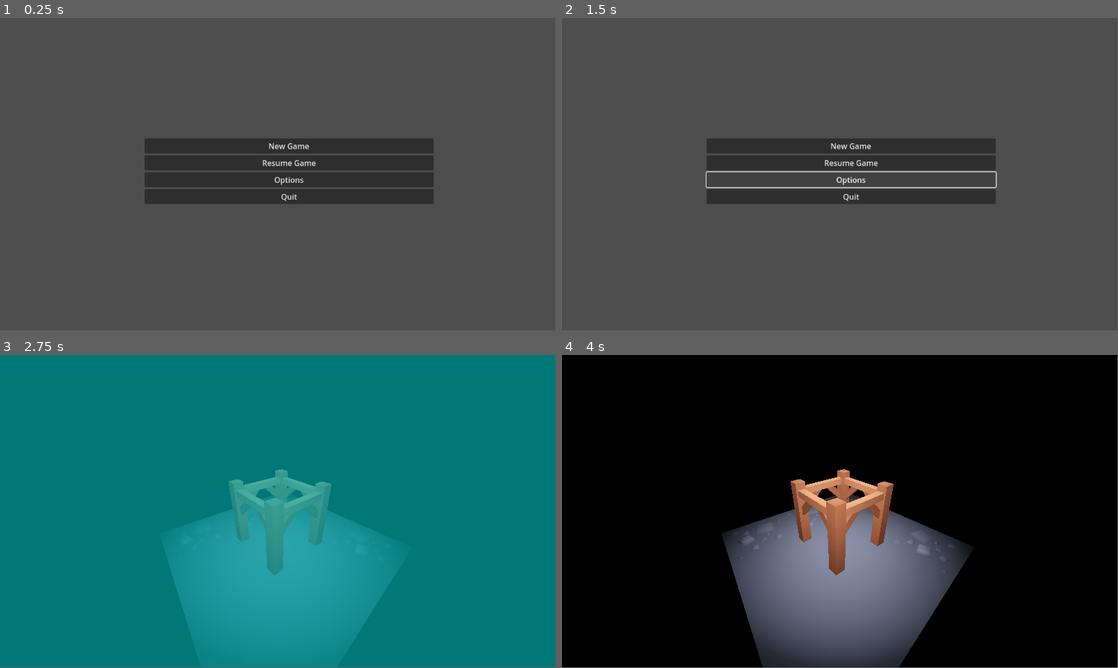
Above: before the commit, frames 1-4 (two rows, left to right).
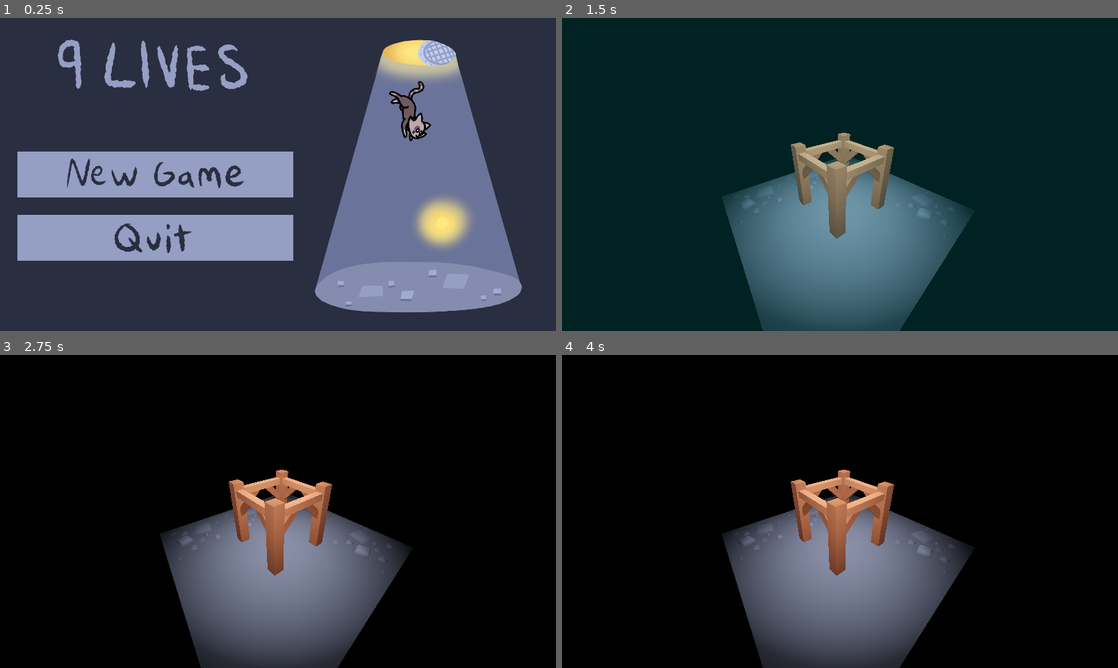
Above: after the commit, the same moments.

Repository: AlirpJ/9-lives
Game: Godot game, scene res://scenes/start_menu.tscn
Two runs of this game, one before a commit and one after it. Both use one fixed random seed, a clock stepped at 60 frames per second and the inputs below.
Inputs (mouse positions are in pixels of both pictures, inside the frame that each line leads up to):
- Up to frame 1 (0.25 s): no input
- Up to frame 2 (1.5 s): click (851, 161) at 0.5 s, where only the run before the commit has a clickable "Resume Game"; click (851, 180) at 1.25 s, where only the run before the commit has a clickable "Options"
- Up to frame 3 (2.75 s): click (289, 483) at 2 s, where only the run before the commit has a clickable "New Game"
- Up to frame 4 (4 s): tap Enter (ui_accept) at 2.75, 3.02, 3.5, 3.77 s; move the mouse to (962, 495) at 2.77 s; hold Right (ui_right) 2.78-3.53 s; hold E 2.78-3.53 s; click (962, 495) at 2.92 s; move the mouse to (728, 527) at 3.52 s; hold Down (ui_down) from 3.53 s (still down); tap Q at 3.6 s
In our replay, the window is 799x449 before the commit and 800x450 after it. These sizes can differ from the game's own. Grey fills any space a smaller window leaves; there, only what the larger window draws over its background counts as a difference.

The runs differ from the first frame. In frame 1, 96% of the frame differs, in the area x 0-100%, y 0-100%; in frame 2, 99%; in frame 3, 100%; in frame 4, 0.4%.

Commit message:
Art implementation

Diff:
--- a/project.godot
+++ b/project.godot
@@ -19,3 +19,9 @@
 
 Game="*res://scripts/game.gd"
 SceneTransition="*res://scenes/scene_transition.tscn"
+
+[display]
+
+window/size/viewport_width=960
+window/size/viewport_height=540
+window/stretch/mode="canvas_items"
--- /dev/null
+++ b/scenes/lose_screen.tscn
@@ -0,0 +1,48 @@
+[gd_scene load_steps=7 format=3 uid="uid://kxub388wcc7w"]
+
+[ext_resource type="Script" path="res://scripts/lose_screen.gd" id="1_rewib"]
+[ext_resource type="Texture2D" uid="uid://c0d7wvu1l8lry" path="res://assets/art/loss screen NO buttons.png" id="1_w5f2r"]
+[ext_resource type="Texture2D" uid="uid://jedanbjey8tg" path="res://assets/art/new game button.png" id="3_lpelv"]
+[ext_resource type="Texture2D" uid="uid://cwxj6cyo7vers" path="res://assets/art/new game HOVER.png" id="4_rdyro"]
+[ext_resource type="Texture2D" uid="uid://fmtyxxqcjmug" path="res://assets/art/menu button.png" id="4_re5fo"]
+[ext_resource type="Texture2D" uid="uid://d0fi87yg7f2yo" path="res://assets/art/menu HOVER.png" id="6_hci3n"]
+
+[node name="LoseScreen" type="Control"]
+layout_mode = 3
+anchors_preset = 15
+anchor_right = 1.0
+anchor_bottom = 1.0
+grow_horizontal = 2
+grow_vertical = 2
+script = ExtResource("1_rewib")
+
+[node name="LoseScreen" type="Sprite2D" parent="."]
+process_mode = 4
+position = Vector2(480, 270)
+scale = Vector2(0.5, 0.5)
+texture = ExtResource("1_w5f2r")
+
+[node name="MarginContainer" type="MarginContainer" parent="."]
+layout_mode = 0
+offset_left = 273.0
+offset_top = 366.0
+offset_right = 1068.0
+offset_bottom = 681.0
+scale = Vector2(0.5, 0.5)
+
+[node name="VBoxContainer" type="VBoxContainer" parent="MarginContainer"]
+layout_mode = 2
+theme_override_constants/separation = 50
+
+[node name="NewGame" type="TextureButton" parent="MarginContainer/VBoxContainer"]
+layout_mode = 2
+texture_normal = ExtResource("3_lpelv")
+texture_hover = ExtResource("4_rdyro")
+
+[node name="Menu" type="TextureButton" parent="MarginContainer/VBoxContainer"]
+layout_mode = 2
+texture_normal = ExtResource("4_re5fo")
+texture_hover = ExtResource("6_hci3n")
+
+[connection signal="pressed" from="MarginContainer/VBoxContainer/NewGame" to="." method="_on_new_game_pressed"]
+[connection signal="pressed" from="MarginContainer/VBoxContainer/Menu" to="." method="_on_quit_pressed"]
--- a/scenes/start_menu.tscn
+++ b/scenes/start_menu.tscn
@@ -1,6 +1,12 @@
-[gd_scene load_steps=2 format=3 uid="uid://cgm4kdlgwqcc"]
+[gd_scene load_steps=8 format=3 uid="uid://cgm4kdlgwqcc"]
 
 [ext_resource type="Script" path="res://scripts/mainMenu.gd" id="1_u1l2x"]
+[ext_resource type="Texture2D" uid="uid://d3hwbg0fg1jd7" path="res://assets/art/9 lives menu NO buttons.png" id="2_dauky"]
+[ext_resource type="Texture2D" uid="uid://jedanbjey8tg" path="res://assets/art/new game button.png" id="3_vv7qd"]
+[ext_resource type="Texture2D" uid="uid://cwxj6cyo7vers" path="res://assets/art/new game HOVER.png" id="4_a3jcq"]
+[ext_resource type="Texture2D" uid="uid://cajvx2o1pv6r3" path="res://assets/art/resume button.png" id="4_jguik"]
+[ext_resource type="Texture2D" uid="uid://dx5x0ghorht6e" path="res://assets/art/quit button.png" id="5_rfoen"]
+[ext_resource type="Texture2D" uid="uid://bgintpe2vj1jd" path="res://assets/art/quit HOVER.png" id="7_msntr"]
 
 [node name="TitleScreen" type="Control"]
 layout_mode = 3
@@ -11,32 +17,39 @@
 grow_vertical = 2
 script = ExtResource("1_u1l2x")
 
+[node name="9LivesMenuNoButtons" type="Sprite2D" parent="."]
+process_mode = 4
+position = Vector2(480, 270)
+scale = Vector2(0.5, 0.5)
+texture = ExtResource("2_dauky")
+
 [node name="MarginContainer" type="MarginContainer" parent="."]
 layout_mode = 0
-offset_left = 300.0
-offset_top = 250.0
-offset_right = 900.0
-offset_bottom = 351.0
+offset_left = 30.0
+offset_top = 230.0
+offset_right = 825.0
+offset_bottom = 545.0
+scale = Vector2(0.6, 0.6)
 
 [node name="VBoxContainer" type="VBoxContainer" parent="MarginContainer"]
 layout_mode = 2
+theme_override_constants/separation = 50
 
-[node name="NewGame" type="Button" parent="MarginContainer/VBoxContainer"]
+[node name="NewGame" type="TextureButton" parent="MarginContainer/VBoxContainer"]
 layout_mode = 2
-text = "New Game"
+texture_normal = ExtResource("3_vv7qd")
+texture_hover = ExtResource("4_a3jcq")
 
-[node name="Resume" type="Button" parent="MarginContainer/VBoxContainer"]
+[node name="ResumeGame" type="TextureButton" parent="MarginContainer/VBoxContainer"]
+visible = false
 layout_mode = 2
-text = "Resume Game"
+texture_normal = ExtResource("4_jguik")
 
-[node name="Options" type="Button" parent="MarginContainer/VBoxContainer"]
+[node name="Quit" type="TextureButton" parent="MarginContainer/VBoxContainer"]
 layout_mode = 2
-text = "Options"
-
-[node name="Quit" type="Button" parent="MarginContainer/VBoxContainer"]
-layout_mode = 2
-text = "Quit"
+texture_normal = ExtResource("5_rfoen")
+texture_hover = ExtResource("7_msntr")
 
 [connection signal="pressed" from="MarginContainer/VBoxContainer/NewGame" to="." method="_on_new_game_pressed"]
-[connection signal="pressed" from="MarginContainer/VBoxContainer/Resume" to="." method="_on_resume_pressed"]
+[connection signal="pressed" from="MarginContainer/VBoxContainer/ResumeGame" to="." method="_on_resume_pressed"]
 [connection signal="pressed" from="MarginContainer/VBoxContainer/Quit" to="." method="_on_quit_pressed"]
--- /dev/null
+++ b/scenes/victory_screen.tscn
@@ -0,0 +1,48 @@
+[gd_scene load_steps=7 format=3 uid="uid://yh6kemo2hhp8"]
+
+[ext_resource type="Script" path="res://scripts/victory_screen.gd" id="1_f6p3a"]
+[ext_resource type="Texture2D" uid="uid://bca6oklgulj3p" path="res://assets/art/win screen NO buttons.png" id="2_xqlaw"]
+[ext_resource type="Texture2D" uid="uid://cwdlhw2oob1iu" path="res://assets/art/play again button.png" id="3_phnif"]
+[ext_resource type="Texture2D" uid="uid://fmtyxxqcjmug" path="res://assets/art/menu button.png" id="4_8pful"]
+[ext_resource type="Texture2D" uid="uid://catb7vbo8kj4c" path="res://assets/art/play again HOVER.png" id="4_t5yyt"]
+[ext_resource type="Texture2D" uid="uid://d0fi87yg7f2yo" path="res://assets/art/menu HOVER.png" id="6_jj12c"]
+
+[node name="VictoryScreen" type="Control"]
+layout_mode = 3
+anchors_preset = 15
+anchor_right = 1.0
+anchor_bottom = 1.0
+grow_horizontal = 2
+grow_vertical = 2
+script = ExtResource("1_f6p3a")
+
+[node name="WinScreen" type="Sprite2D" parent="."]
+process_mode = 4
+position = Vector2(480, 270)
+scale = Vector2(0.5, 0.5)
+texture = ExtResource("2_xqlaw")
+
+[node name="MarginContainer" type="MarginContainer" parent="."]
+layout_mode = 0
+offset_left = 515.0
+offset_top = 300.0
+offset_right = 1310.0
+offset_bottom = 615.0
+scale = Vector2(0.5, 0.5)
+
+[node name="VBoxContainer" type="VBoxContainer" parent="MarginContainer"]
+layout_mode = 2
+theme_override_constants/separation = 50
+
+[node name="PlayAgain" type="TextureButton" parent="MarginContainer/VBoxContainer"]
+layout_mode = 2
+texture_normal = ExtResource("3_phnif")
+texture_hover = ExtResource("4_t5yyt")
+
+[node name="Menu" type="TextureButton" parent="MarginContainer/VBoxContainer"]
+layout_mode = 2
+texture_normal = ExtResource("4_8pful")
+texture_hover = ExtResource("6_jj12c")
+
+[connection signal="pressed" from="MarginContainer/VBoxContainer/PlayAgain" to="." method="_on_play_again_pressed"]
+[connection signal="pressed" from="MarginContainer/VBoxContainer/Menu" to="." method="_on_quit_pressed"]
--- /dev/null
+++ b/scripts/lose_screen.gd
@@ -0,0 +1,11 @@
+extends Control
+
+
+func _on_new_game_pressed() -> void:
+	SceneTransition.change_scene_to_file("res://scenes/startRoom.tscn")
+	Game.new = true
+	#Game.state = 0
+
+
+func _on_quit_pressed() -> void:
+	SceneTransition.change_scene_to_file("res://scenes/start_menu.tscn")
--- /dev/null
+++ b/scripts/victory_screen.gd
@@ -0,0 +1,9 @@
+extends Control
+
+func _on_play_again_pressed() -> void:
+	SceneTransition.change_scene_to_file("res://scenes/startRoom.tscn")
+	Game.new = true
+	#Game.state = 0
+
+func _on_quit_pressed() -> void:
+	SceneTransition.change_scene_to_file("res://scenes/start_menu.tscn")
Not shown, added: 9lives.blend.import
Binary file added: assets/art/9 lives menu NO buttons.png
Not shown, added: assets/art/9 lives menu NO buttons.png.import
Binary file added: assets/art/light bar empty.png
Not shown, added: assets/art/light bar empty.png.import
Binary file added: assets/art/loss screen NO buttons.png
Not shown, added: assets/art/loss screen NO buttons.png.import
Binary file added: assets/art/menu HOVER.png
Not shown, added: assets/art/menu HOVER.png.import
Binary file added: assets/art/menu button.png
Not shown, added: assets/art/menu button.png.import
Binary file added: assets/art/new game HOVER.png
(and 17 more such lines)
